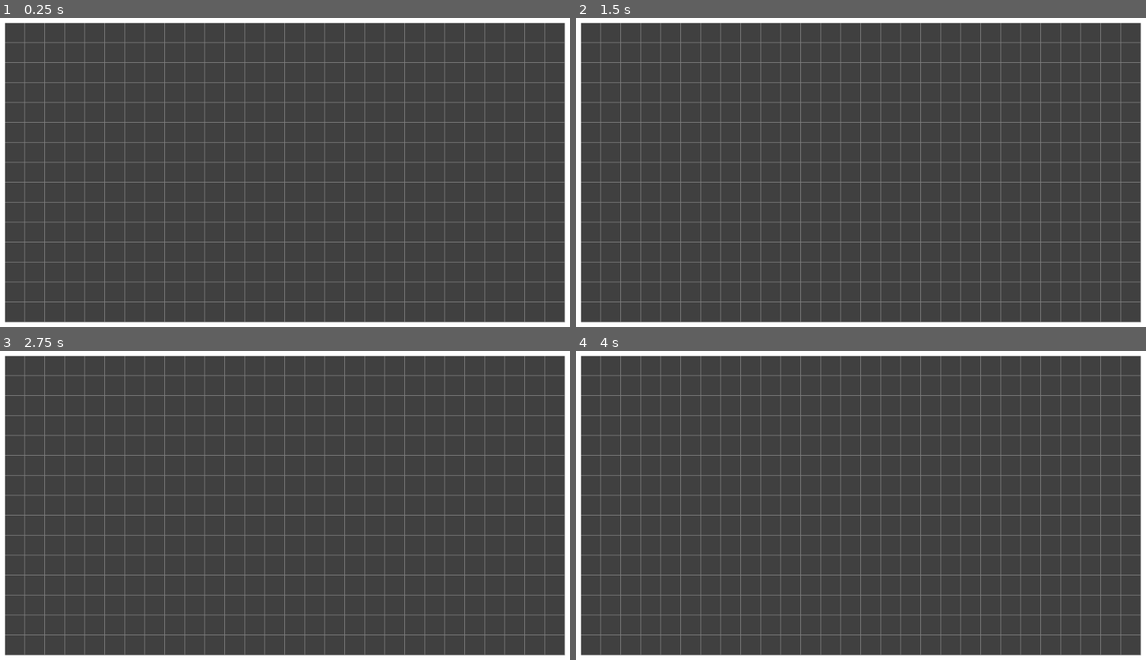
Above: before the commit, frames 1-4 (two rows, left to right).
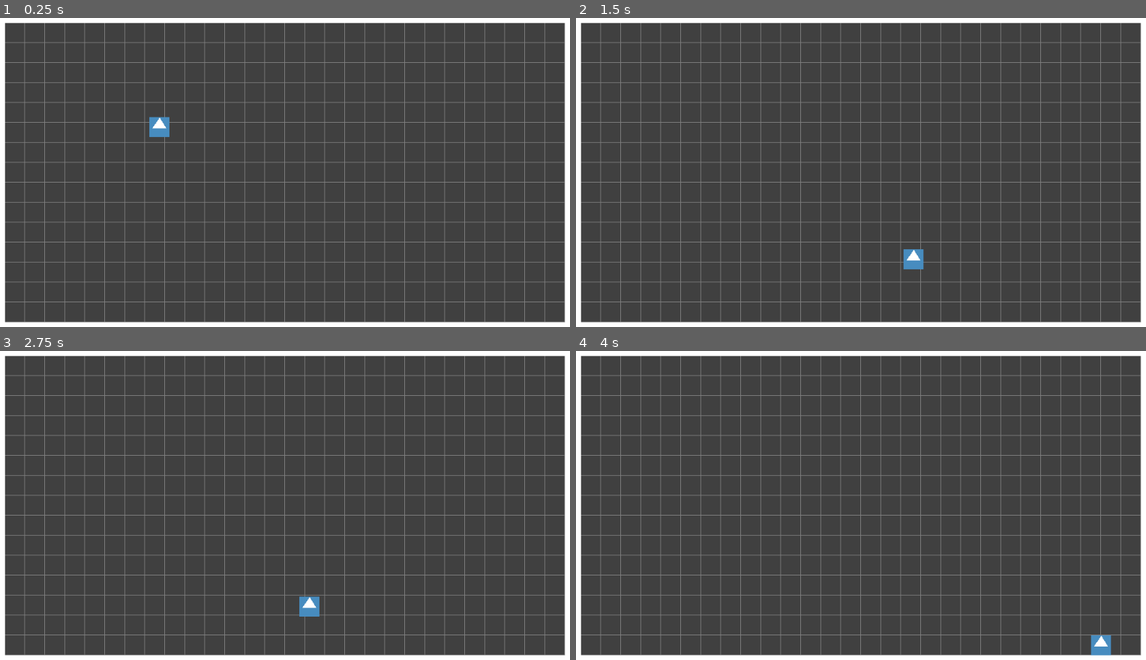
Above: after the commit, the same moments.

Repository: deengames-prototypes/roguelike-base
Game: Godot game, scene res://contexts/core/scenes/NavigateDungeonScene.tscn
Same seed, same stepped clock (60 frames per second), same inputs: the game is played once before the commit and once after it. The engine's default icon, where the game draws it, is replaced by a stand-in: a white triangle on a blue panel in a dark square.
Inputs:
- Up to frame 1 (0.25 s): no input
- Up to frame 2 (1.5 s): tap Enter (ui_accept) at 0.5, 0.6, 0.77, 1.07, 1.35 s; hold Right (ui_right) from 0.53 s (still down)
- Up to frame 3 (2.75 s): tap Enter (ui_accept) at 1.52, 1.82, 2.1 s; release Right (ui_right) at 2.03 s; hold Left (ui_left) from 2.03 s (still down)
- Up to frame 4 (4 s): release Left (ui_left) at 2.78 s; hold Right (ui_right) from 2.78 s (still down); tap Enter (ui_accept) at 2.85, 3.02, 3.32, 3.6, 3.77 s

The runs differ from the first frame. In frame 1, 0.2% of the frame differs, in the area x 26-30%, y 31-39%; in frame 2, 0.2%, in the area x 57-62%, y 74-82%; in frame 3, 0.2%; in frame 4, 0.2%.

Commit message:
Physics-controlled player. Collisions work.

Diff:
--- a/source/contexts/core/scenes/NavigateDungeonScene.tscn
+++ b/source/contexts/core/scenes/NavigateDungeonScene.tscn
@@ -1,7 +1,8 @@
-[gd_scene load_steps=5 format=3 uid="uid://b6l1qy3eqc6p5"]
+[gd_scene load_steps=6 format=3 uid="uid://b6l1qy3eqc6p5"]
 
 [ext_resource type="Script" path="res://contexts/core/scenes/navigate_dungeon_scene.gd" id="1_0bmof"]
 [ext_resource type="Texture2D" uid="uid://b8fmrj8yxlggp" path="res://assets/images/tilesets/underwater.png" id="2_tx010"]
+[ext_resource type="PackedScene" uid="uid://cg3ehn855cos3" path="res://contexts/core/scenes/entities/Player.tscn" id="3_2sxhg"]
 
 [sub_resource type="TileSetAtlasSource" id="TileSetAtlasSource_4quch"]
 texture = ExtResource("2_tx010")
@@ -31,3 +32,6 @@
 layer_0/name = "Ground"
 layer_0/tile_data = PackedInt32Array(0, 65536, 0, 65536, 65536, 0, 131072, 65536, 0, 196608, 65536, 0, 262144, 65536, 0 …(7287 unchanged characters)…
 layer_1/name = "Fog"
+
+[node name="CharacterBody2D" parent="." instance=ExtResource("3_2sxhg")]
+position = Vector2(263, 154)
--- /dev/null
+++ b/source/contexts/core/scenes/entities/Player.tscn
@@ -0,0 +1,20 @@
+[gd_scene load_steps=4 format=3 uid="uid://cg3ehn855cos3"]
+
+[ext_resource type="Texture2D" uid="uid://bmm16sxc4md27" path="res://icon.png" id="1_ehbro"]
+[ext_resource type="Script" path="res://contexts/core/scenes/entities/player.gd" id="1_fs7d7"]
+
+[sub_resource type="RectangleShape2D" id="RectangleShape2D_a5ul4"]
+size = Vector2(32, 32)
+
+[node name="Player" type="CharacterBody2D"]
+script = ExtResource("1_fs7d7")
+
+[node name="CollisionShape2D" type="CollisionShape2D" parent="."]
+position = Vector2(16, 16)
+shape = SubResource("RectangleShape2D_a5ul4")
+
+[node name="Sprite2D" type="Sprite2D" parent="."]
+texture = ExtResource("1_ehbro")
+centered = false
+region_enabled = true
+region_rect = Rect2(16, 16, 32, 32)
--- /dev/null
+++ b/source/contexts/core/scenes/entities/player.gd
@@ -0,0 +1,25 @@
+extends CharacterBody2D
+
+
+const SPEED = 300.0
+const JUMP_VELOCITY = -400.0
+
+
+func _physics_process(delta: float) -> void:
+	# Add the gravity.
+	if not is_on_floor():
+		velocity += get_gravity() * delta
+
+	# Handle jump.
+	if Input.is_action_just_pressed("ui_accept") and is_on_floor():
+		velocity.y = JUMP_VELOCITY
+
+	# Get the input direction and handle the movement/deceleration.
+	# As good practice, you should replace UI actions with custom gameplay actions.
+	var direction := Input.get_axis("ui_left", "ui_right")
+	if direction:
+		velocity.x = direction * SPEED
+	else:
+		velocity.x = move_toward(velocity.x, 0, SPEED)
+
+	move_and_slide()
